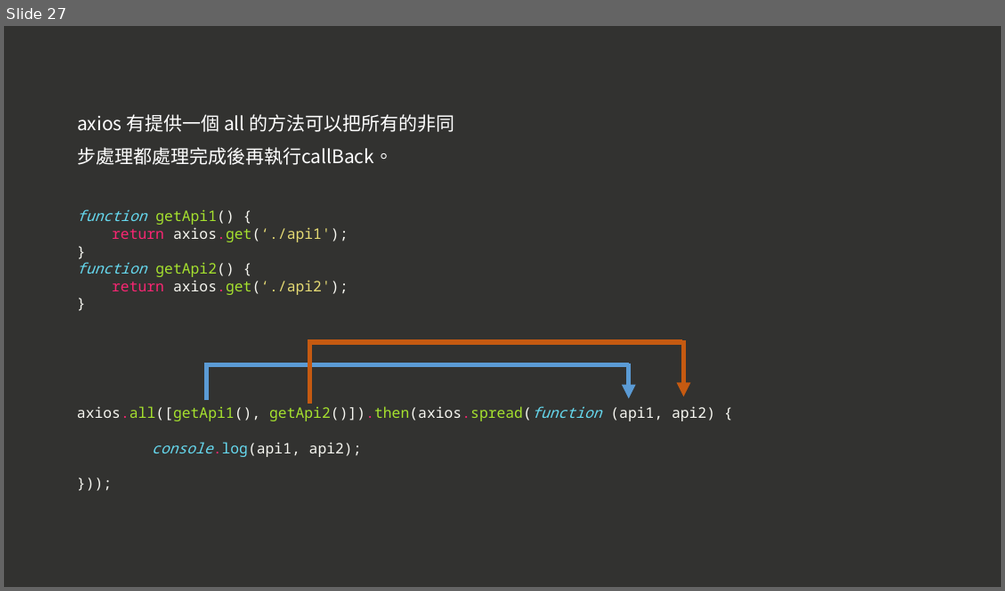
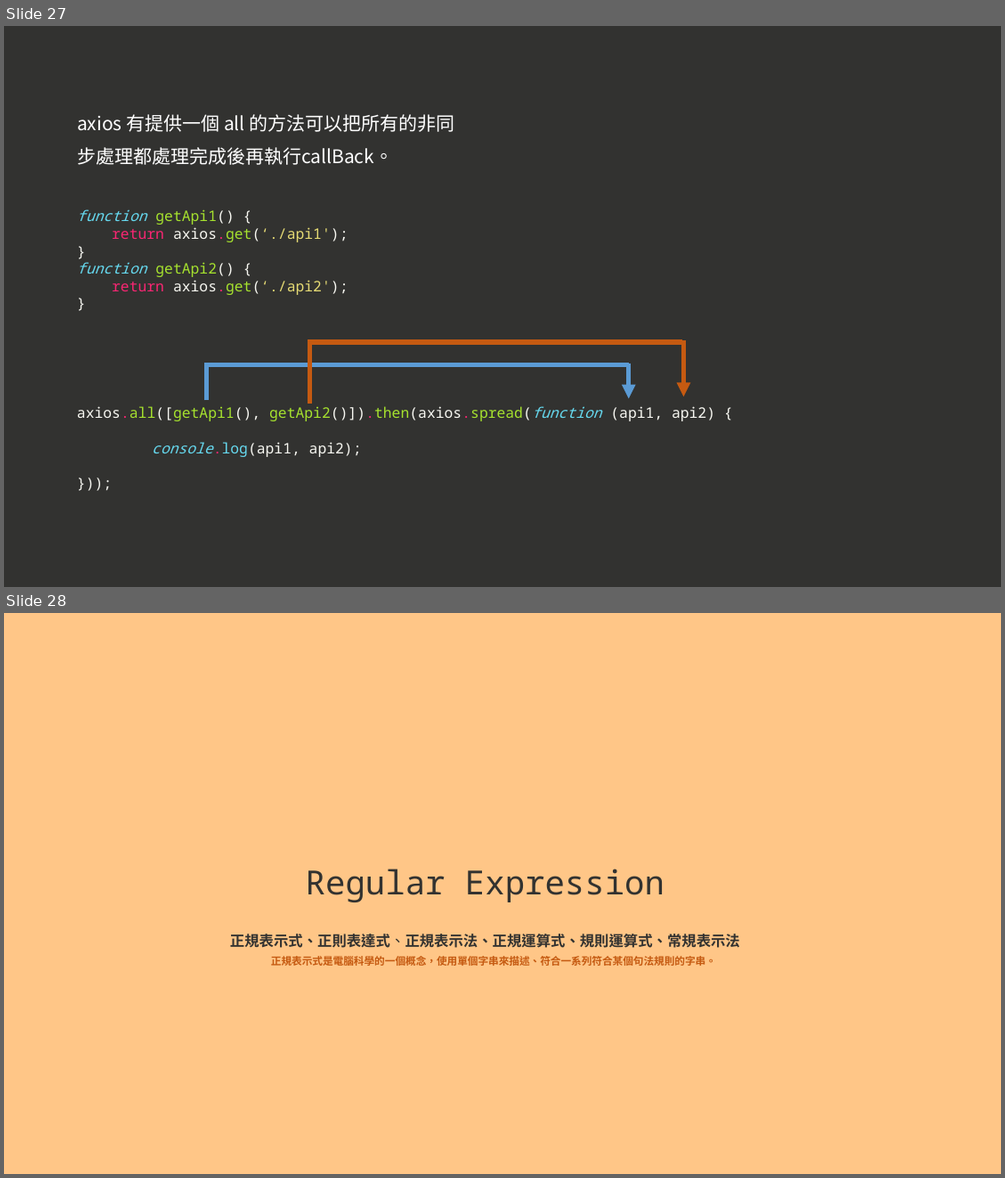
Before and after one commit to a23246542/JS_course_Intermediate_example, a slide deck: 現代 JavaScript 職人之路｜ 中階篇.pptx. Shown one above the other, each under a label of ours: slide 27 before the commit, slides 27 and 28 after it. The pictures are 1005x591 and 1005x1178 pixels, drawn with LibreOffice and Linux fonts; fonts in the diff are those of the drawing. Boxes give left, top, right and bottom in pixels: in the first picture for what was removed or moved away, otherwise in the second. Text is boxed around its words. In the diff, an @@ line names an element or a change of style, - is before the commit and + after.

```diff
--- a/現代 JavaScript 職人之路｜ 中階篇.pptx
+++ b/現代 JavaScript 職人之路｜ 中階篇.pptx
@@ slide 28 added at (4, 613, 1001, 1174), background #FFC687 @@
@@ title added at (306, 868, 664, 902), 32 pt, text #323230 @@
+Regular Expression
@@ text added at (230, 933, 740, 948), 14 pt, text #323230, bold @@
+正規表示式、正則表達式、正規表示法、正規運算式、規則運算式、常規表示法
@@ text added at (271, 956, 716, 965), 10 pt, text #C55A11, bold @@
+正規表示式是電腦科學的一個概念，使用單個字串來描述、符合一系列符合某個句法規則的字串。
```
Also in this commit, not shown: 14 other slides added, 2 slides removed, 2 other files.
